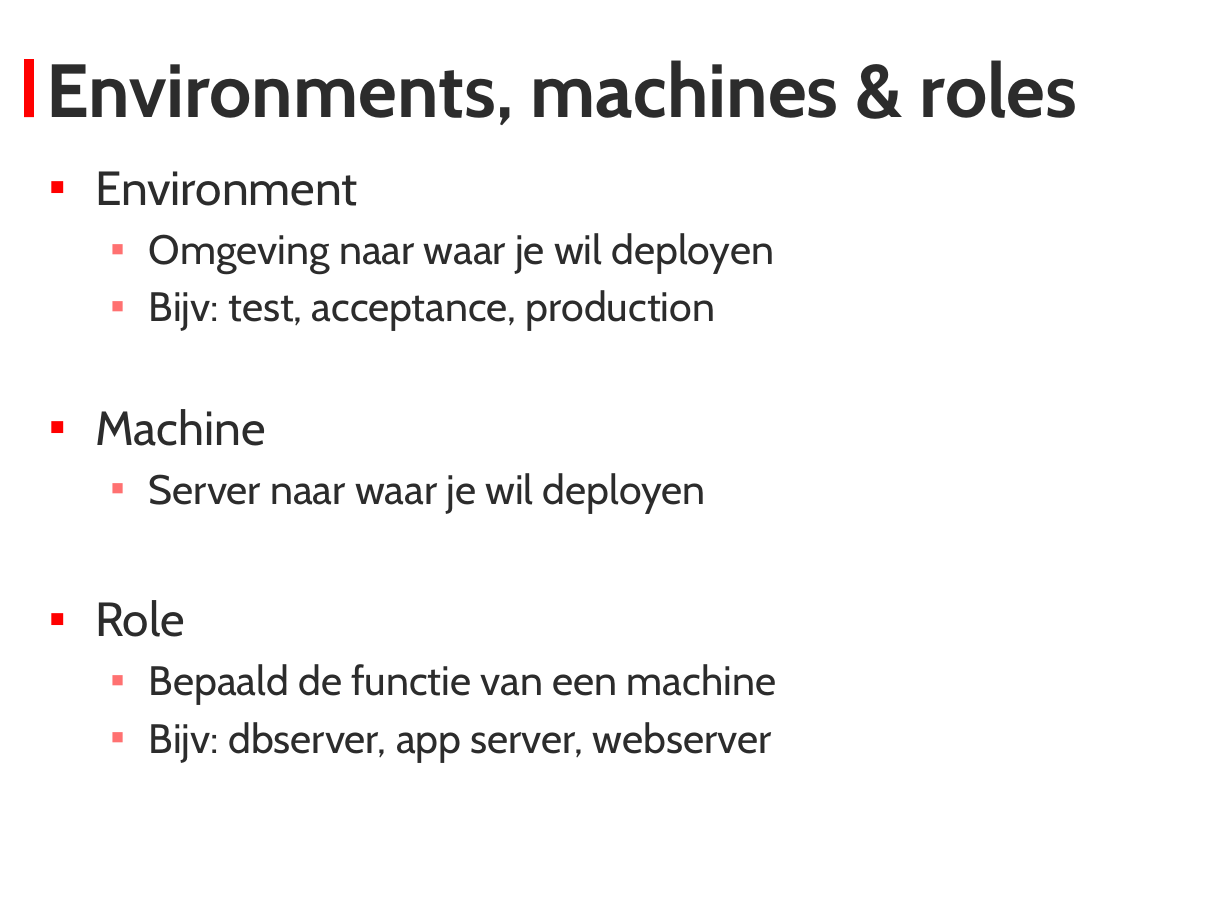
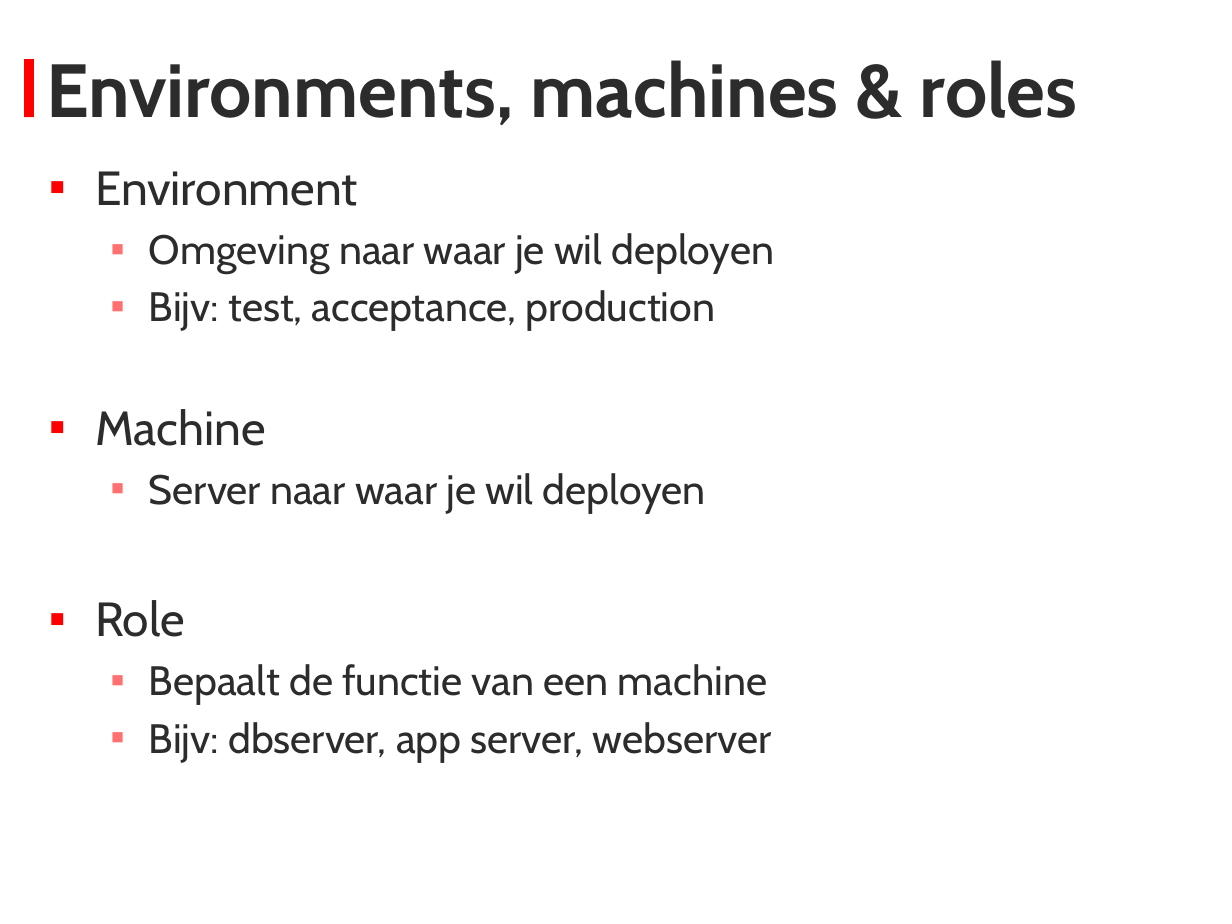
Before and after one commit to stevenlauwers22/OctopusDeploy.Bootcamp, a slide deck: slide 8 of Presentatie.pptx. Drawn at 1232x924 pixels with LibreOffice and Linux fonts; fonts in the diff are those of the drawing; background and template pictures are left out. Boxes give left, top, right and bottom in pixels: in the first picture for what was removed or moved away, otherwise in the second. Text is boxed around its words. In the diff, an @@ line names an element or a change of style, - is before the commit and + after.

```diff
--- a/Presentatie.pptx
+++ b/Presentatie.pptx
@@ text at [149, 664, 767, 705]: text changed @@
-  ▪ Bepaald de functie van een machine
+  ▪ Bepaalt de functie van een machine
```
Also in this commit, not shown: 2 other slides changed, 1 slide added, 2 other files.
